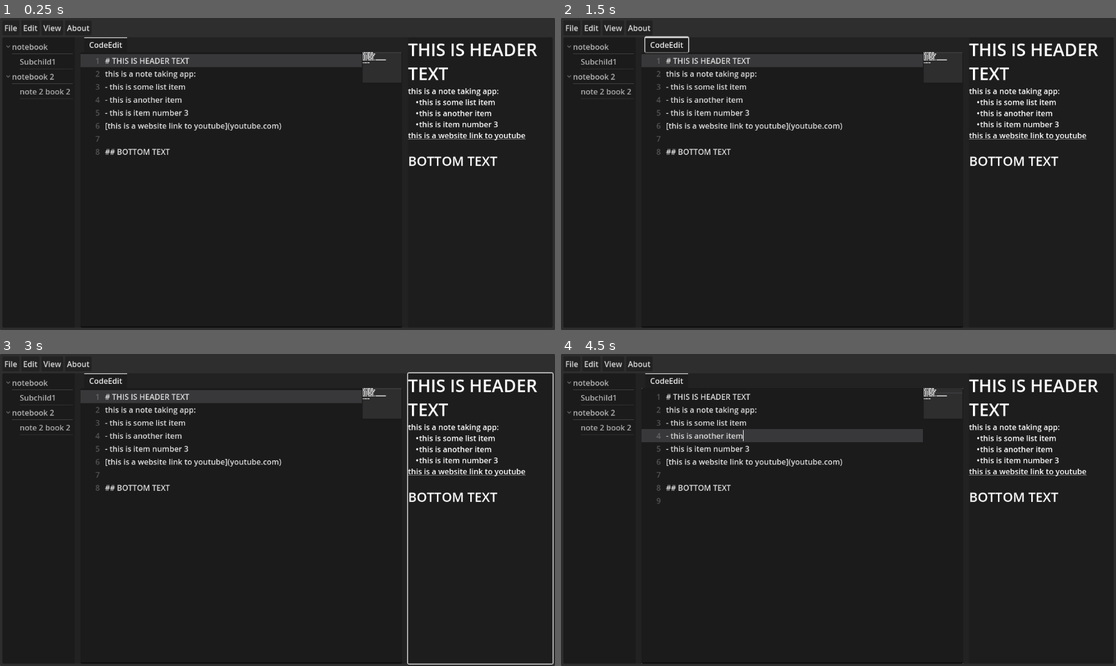
Above: before the commit, frames 1-4 (two rows, left to right).
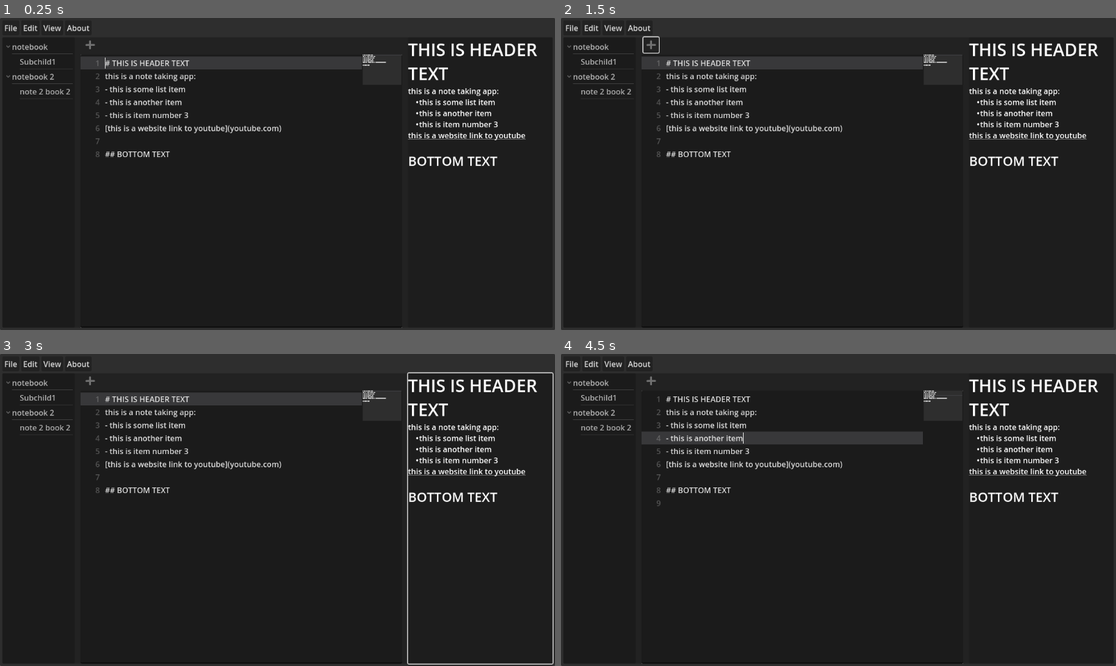
Above: after the commit, the same moments.

Repository: VampireSqu1d/NotesApp
Game: Godot game, scene res://Scenes/main.tscn
Same seed, same stepped clock (60 frames per second), same inputs: the game is played once before the commit and once after it.
Inputs (mouse positions are in pixels of both pictures, inside the frame that each line leads up to):
- Up to frame 1 (0.25 s): no input
- Up to frame 2 (1.5 s): click (649, 46) at 0.52 s; click (649, 46) at 1.27 s
- Up to frame 3 (3 s): click (88, 382) at 2.02 s; tap Enter at 2.75 s; move the mouse to (482, 519) at 2.77 s; click (482, 519) at 2.92 s
- Up to frame 4 (4.5 s): tap Space at 3.5 s; move the mouse to (727, 525) at 3.52 s; click (727, 525) at 3.67 s; tap Enter at 4.25 s; move the mouse to (894, 441) at 4.27 s; click (894, 441) at 4.42 s

The runs differ from the first frame. In frame 1, 2.6% of the frame differs, in the area x 14-73%, y 6-100%; in frame 2, 2.7%, in the area x 14-73%, y 5-45%; in frame 3, 2.6%; in frame 4, 2.6%.

Commit message:
added some shortut to menubar items, button for new note tab

Diff:
--- a/Scenes/main.tscn
+++ b/Scenes/main.tscn
@@ -1,8 +1,10 @@
-[gd_scene load_steps=17 format=3 uid="uid://cf8vxgwibhecj"]
+[gd_scene load_steps=19 format=3 uid="uid://cf8vxgwibhecj"]
 
 [ext_resource type="Script" uid="uid://cwspeolie4bw" path="res://Scripts/control.gd" id="1_jjgbg"]
 [ext_resource type="Shader" uid="uid://wutyuh5dw3hw" path="res://Shaders/Crt_monitor.gdshader" id="2_bo1nx"]
+[ext_resource type="Texture2D" uid="uid://bk0jv1s5hv3m7" path="res://assets/plus.png" id="2_hptm8"]
 [ext_resource type="Script" uid="uid://dbap0gqox0ty1" path="res://addons/markdownlabel/markdownlabel.gd" id="2_ynf5e"]
+[ext_resource type="PackedScene" uid="uid://kwxyu2pheane" path="res://Scenes/note_editor.tscn" id="3_d1ilt"]
 [ext_resource type="Script" uid="uid://dcx7crs23nf4" path="res://addons/markdownlabel/header_formats/h1_format.gd" id="3_hptm8"]
 [ext_resource type="Script" uid="uid://d0sin64i4v3op" path="res://addons/markdownlabel/header_formats/h2_format.gd" id="4_d1ilt"]
 [ext_resource type="Script" uid="uid://dlok0dv1tq2bf" path="res://addons/markdownlabel/header_formats/h3_format.gd" id="5_6iyac"]
@@ -135,11 +137,12 @@
 [node name="MenuBar" type="MenuBar" parent="Main/MarginContainer/VBoxContainer/MarginContainer"]
 unique_name_in_owner = true
 layout_mode = 2
+prefer_global_menu = false
 
 [node name="File" type="PopupMenu" parent="Main/MarginContainer/VBoxContainer/MarginContainer/MenuBar"]
 unique_name_in_owner = true
 size = Vector2i(136, 100)
-prefer_native_menu = true
+hide_on_checkable_item_selection = false
 item_count = 2
 item_0/text = "New Note"
 item_0/id = 0
@@ -148,17 +151,16 @@
 
 [node name="Edit" type="PopupMenu" parent="Main/MarginContainer/VBoxContainer/MarginContainer/MenuBar"]
 unique_name_in_owner = true
-prefer_native_menu = true
+hide_on_checkable_item_selection = false
 
 [node name="View" type="PopupMenu" parent="Main/MarginContainer/VBoxContainer/MarginContainer/MenuBar"]
 unique_name_in_owner = true
 size = Vector2i(265, 286)
-hide_on_item_selection = false
 hide_on_checkable_item_selection = false
-prefer_native_menu = true
 item_count = 12
 item_0/text = "Toggle TV Overlay"
 item_0/checkable = 1
+item_0/checked = true
 item_0/id = 11
 item_1/text = "Toggle Side Bar"
 item_1/checkable = 1
@@ -200,7 +202,8 @@
 [node name="About" type="PopupMenu" parent="Main/MarginContainer/VBoxContainer/MarginContainer/MenuBar"]
 unique_name_in_owner = true
 auto_translate_mode = 1
-prefer_native_menu = true
+hide_on_item_selection = false
+hide_on_checkable_item_selection = false
 item_count = 1
 item_0/text = "About The Project"
 item_0/id = 0
@@ -220,44 +223,44 @@
 [node name="Tree" type="Tree" parent="Main/MarginContainer/VBoxContainer/PanelContainer/HSplitContainer/SidebarContainer"]
 unique_name_in_owner = true
 layout_mode = 2
+allow_search = false
 hide_root = true
 
 [node name="HSplitContainer2" type="HSplitContainer" parent="Main/MarginContainer/VBoxContainer/PanelContainer/HSplitContainer"]
 layout_mode = 2
 
-[node name="EditorContainer" type="TabContainer" parent="Main/MarginContainer/VBoxContainer/PanelContainer/HSplitContainer/HSplitContainer2"]
+[node name="VBoxContainer" type="VBoxContainer" parent="Main/MarginContainer/VBoxContainer/PanelContainer/HSplitContainer/HSplitContainer2"]
+layout_mode = 2
+size_flags_horizontal = 3
+
+[node name="HBoxContainer" type="HBoxContainer" parent="Main/MarginContainer/VBoxContainer/PanelContainer/HSplitContainer/HSplitContainer2/VBoxContainer"]
+layout_mode = 2
+
+[node name="EditorTabBar" type="TabBar" parent="Main/MarginContainer/VBoxContainer/PanelContainer/HSplitContainer/HSplitContainer2/VBoxContainer/HBoxContainer"]
+unique_name_in_owner = true
+layout_mode = 2
+clip_tabs = false
+tab_close_display_policy = 2
+max_tab_width = 200
+drag_to_rearrange_enabled = true
+
+[node name="NewTabButton" type="Button" parent="Main/MarginContainer/VBoxContainer/PanelContainer/HSplitContainer/HSplitContainer2/VBoxContainer/HBoxContainer"]
+unique_name_in_owner = true
+layout_mode = 2
+icon = ExtResource("2_hptm8")
+flat = true
+
+[node name="EditorContainer" type="PanelContainer" parent="Main/MarginContainer/VBoxContainer/PanelContainer/HSplitContainer/HSplitContainer2/VBoxContainer"]
 unique_name_in_owner = true
 custom_minimum_size = Vector2(300, 0)
 layout_mode = 2
 size_flags_horizontal = 3
-current_tab = 0
-
-[node name="CodeEdit" type="CodeEdit" parent="Main/MarginContainer/VBoxContainer/PanelContainer/HSplitContainer/HSplitContainer2/EditorContainer"]
-unique_name_in_owner = true
-layout_mode = 2
-text = "# THIS IS HEADER TEXT
-this is a note taking app:
-- this is some list item
-- this is another item
-- this is item number 3
-[this is a website link to youtube](youtube.com)
-
-## BOTTOM TEXT"
-placeholder_text = "type your notes here c:"
-wrap_mode = 1
-scroll_smooth = true
-minimap_draw = true
-caret_blink = true
-caret_blink_interval = 0.4
-caret_multiple = false
-highlight_current_line = true
-draw_tabs = true
-gutters_draw_bookmarks = true
-gutters_draw_line_numbers = true
-gutters_zero_pad_line_numbers = true
-auto_brace_completion_enabled = true
-auto_brace_completion_highlight_matching = true
-metadata/_tab_index = 0
+size_flags_vertical = 3
+
+[node name="CodeEdit" parent="Main/MarginContainer/VBoxContainer/PanelContainer/HSplitContainer/HSplitContainer2/VBoxContainer/EditorContainer" instance=ExtResource("3_d1ilt")]
+unique_name_in_owner = true
+layout_mode = 2
+delimiter_strings = Array[String](["' '", "\" \""])
 
 [node name="RendererContainer" type="PanelContainer" parent="Main/MarginContainer/VBoxContainer/PanelContainer/HSplitContainer/HSplitContainer2"]
 unique_name_in_owner = true
@@ -297,7 +300,7 @@
 wait_time = 0.2
 autostart = true
 
+[connection signal="id_pressed" from="Main/MarginContainer/VBoxContainer/MarginContainer/MenuBar/File" to="Main" method="_on_file_id_pressed"]
 [connection signal="index_pressed" from="Main/MarginContainer/VBoxContainer/MarginContainer/MenuBar/View" to="Main" method="_on_view_index_pressed"]
 [connection signal="column_title_clicked" from="Main/MarginContainer/VBoxContainer/PanelContainer/HSplitContainer/SidebarContainer/Tree" to="Main" method="_on_tree_column_title_clicked"]
 [connection signal="item_edited" from="Main/MarginContainer/VBoxContainer/PanelContainer/HSplitContainer/SidebarContainer/Tree" to="Main" method="_on_tree_item_edited"]
-[connection signal="text_changed" from="Main/MarginContainer/VBoxContainer/PanelContainer/HSplitContainer/HSplitContainer2/EditorContainer/CodeEdit" to="Main" method="_on_code_edit_text_changed"]
--- /dev/null
+++ b/Scenes/note_editor.tscn
@@ -0,0 +1,35 @@
+[gd_scene load_steps=2 format=3 uid="uid://kwxyu2pheane"]
+
+[ext_resource type="Script" uid="uid://bhvhpsexdv0yd" path="res://Scripts/note_editor.gd" id="1_l8n5x"]
+
+[node name="CodeEdit" type="CodeEdit"]
+anchors_preset = 15
+anchor_right = 1.0
+anchor_bottom = 1.0
+grow_horizontal = 2
+grow_vertical = 2
+size_flags_horizontal = 3
+size_flags_vertical = 3
+text = "# THIS IS HEADER TEXT
+this is a note taking app:
+- this is some list item
+- this is another item
+- this is item number 3
+[this is a website link to youtube](youtube.com)
+
+## BOTTOM TEXT"
+placeholder_text = "type your notes here c:"
+wrap_mode = 1
+scroll_smooth = true
+minimap_draw = true
+caret_blink = true
+caret_blink_interval = 0.4
+caret_multiple = false
+highlight_current_line = true
+draw_tabs = true
+gutters_draw_bookmarks = true
+gutters_draw_line_numbers = true
+gutters_zero_pad_line_numbers = true
+auto_brace_completion_enabled = true
+auto_brace_completion_highlight_matching = true
+script = ExtResource("1_l8n5x")
--- a/Scripts/control.gd
+++ b/Scripts/control.gd
@@ -12,11 +12,16 @@
 @onready var note_renderer: MarkdownLabel = %NoteRenderer
 # containers
 @onready var sidebar_container: PanelContainer = %SidebarContainer
-@onready var editor_container: TabContainer = %EditorContainer
+@onready var editor_container: PanelContainer = %EditorContainer
+@onready var editor_tab_bar: TabBar = %EditorTabBar
+@onready var new_tab_button: Button = %NewTabButton
 @onready var renderer_container: PanelContainer = %RendererContainer
 
 @onready var note_renderer_timer: Timer = %NoteRendererTimer
 @onready var shader_overlay: ColorRect = %ShaderOverlay
+
+
+const PLUS = preload("res://assets/plus.png")
 
 func _ready() -> void:
 	var root = tree.create_item()
@@ -37,25 +42,44 @@
 	note_renderer_timer.timeout.connect(_render_text)
 	last_SHA256 = text_edit.text.sha256_text()
 
+	#region File menu shortcuts
+	var new_file_shortcut: Shortcut = Shortcut.new()
+	var new_file_input_event: InputEventAction = InputEventAction.new()
+	new_file_input_event.action = "new_file"
+	new_file_shortcut.events.append(new_file_input_event)
+	file.set_item_shortcut(0, new_file_shortcut, true)
 
+	var new_notebook_shortcut: Shortcut = Shortcut.new()
+	var new_notebook_input_event: InputEventAction = InputEventAction.new()
+	new_notebook_input_event.action = "new_notebook"
+	new_notebook_shortcut.events.append(new_notebook_input_event)
+	file.set_item_shortcut(1, new_notebook_shortcut, true)
+
+	#endregion File menu shortcuts
+
+	#region View menu shortcuts
+	## shader shortcut
 	var shader_shortcut: Shortcut = Shortcut.new()
 	var shader_input_event: InputEventAction = InputEventAction.new()
 	shader_input_event.action = "toggle_overlay"
 	shader_shortcut.events.append(shader_input_event)
 	view.set_item_shortcut(0, shader_shortcut, true)
-	var event: InputEventKey = InputMap.action_get_events("toggle_overlay")[0]
-	print(event)
-	print(event.get_keycode_with_modifiers())
-	print(event.get_key_label_with_modifiers())
-	view.set_item_accelerator(0, event.get_keycode_with_modifiers())
-	var minimap_shortcut: Shortcut = Shortcut.new()
-	var minimap_input_event: InputEventAction = InputEventAction.new()
-	minimap_input_event.action = "toggle_minimap"
-	shader_shortcut.events.append(minimap_input_event)
-	view.set_item_shortcut(0, minimap_shortcut, true)
+
+	## sidebar shortcut
+	var sidebar_shortcut: Shortcut = Shortcut.new()
+	var sidebar_input_event: InputEventAction = InputEventAction.new()
+	sidebar_input_event.action = "toggle_sidebar"
+	sidebar_shortcut.events.append(sidebar_input_event)
+	view.set_item_shortcut(1, sidebar_shortcut, true)
 
 
-	#text_edit.grab_focus()
+	#endregion View menu shortcuts
+
+
+	text_edit.grab_focus()
+
+	var plus_texture: Texture2D = PLUS
+
 
 
 func _on_tree_column_title_clicked(column: int, _mouse_button_index: int) -> void:
@@ -116,3 +140,16 @@
 		8:
 			text_edit.minimap_draw = !text_edit.minimap_draw
 			view.set_item_checked(8, text_edit.minimap_draw)
+
+
+
+#func _input(event: InputEvent) -> void:
+	#if event.is_action_pressed("toggle_overlay"):
+		#shader_overlay.visible = !shader_overlay.visible
+		#view.set_item_checked(0, shader_overlay.visible)
+
+
+func _on_file_id_pressed(id: int) -> void:
+	match id:
+		0:
+			editor_container.add_child(CodeEdit.new())
--- /dev/null
+++ b/Scripts/note_editor.gd
@@ -0,0 +1 @@
+class_name NoteEdit extends CodeEdit
--- a/project.godot
+++ b/project.godot
@@ -37,7 +37,7 @@
 }
 toggle_minimap={
 "deadzone": 0.2,
-"events": [Object(InputEventKey,"resource_local_to_scene":fa …(81 unchanged characters)… rue,"alt_pressed":false,"shift_pressed":false,"pressed":false,"keycode":77,"physical …(80 unchanged characters)…
+"events": [Object(InputEventKey,"resource_local_to_scene":fa …(81 unchanged characters)… rue,"alt_pressed":false,"shift_pressed":true,"pressed":false,"keycode":77,"physical …(80 unchanged characters)…
 ]
 }
 toggle_line_numbers={
@@ -52,7 +52,7 @@
 }
 toggle_sidebar={
 "deadzone": 0.2,
-"events": [Object(InputEventKey,"resource_local_to_scene":fa …(81 unchanged characters)… rue,"alt_pressed":false,"shift_pressed":false,"pressed":false,"keycode":75,"physical …(80 unchanged characters)…
+"events": [Object(InputEventKey,"resource_local_to_scene":fa …(81 unchanged characters)… rue,"alt_pressed":false,"shift_pressed":true,"pressed":false,"keycode":75,"physical …(80 unchanged characters)…
 ]
 }
 toggle_menubar={
@@ -70,8 +70,18 @@
 "events": [Object(InputEventKey,"resource_local_to_scene":false,"resource_name":"","device":-1,"window_id":0,"command_o …(186 unchanged characters)…
 ]
 }
-
-[rendering]
-
-renderer/rendering_method="gl_compatibility"
-renderer/rendering_method.mobile="gl_compatibility"
+new_file={
+"deadzone": 0.2,
+"events": [Object(InputEventKey,"resource_local_to_scene":false,"resource_name":"","device":-1,"window_id":0,"command_or_control_autoremap":true,"alt_pressed":false,"shift_pressed":false,"pressed":false,"keycode":78,"physical_keycode":0,"key_label":0,"unicode":110,"location":0,"echo":false,"script":null)
+]
+}
+open_file={
+"deadzone": 0.2,
+"events": [Object(InputEventKey,"resource_local_to_scene":false,"resource_name":"","device":-1,"window_id":0,"command_or_control_autoremap":true,"alt_pressed":false,"shift_pressed":false,"pressed":false,"keycode":79,"physical_keycode":0,"key_label":0,"unicode":111,"location":0,"echo":false,"script":null)
+]
+}
+new_notebook={
+"deadzone": 0.2,
+"events": [Object(InputEventKey,"resource_local_to_scene":false,"resource_name":"","device":-1,"window_id":0,"command_or_control_autoremap":true,"alt_pressed":false,"shift_pressed":false,"pressed":false,"keycode":81,"physical_keycode":0,"key_label":0,"unicode":113,"location":0,"echo":false,"script":null)
+]
+}
Not shown, added: Scripts/note_editor.gd.uid
Binary file added: assets/plus.png
Not shown, added: assets/plus.png.import
